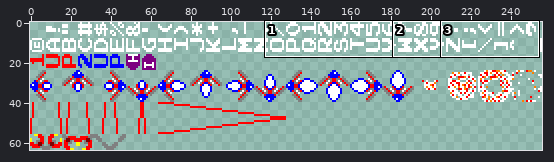
Sprite sheet, stored at png/gfx.png. Above, an overview of the earlier version with the close-up marked.
Close-up. Earlier state:
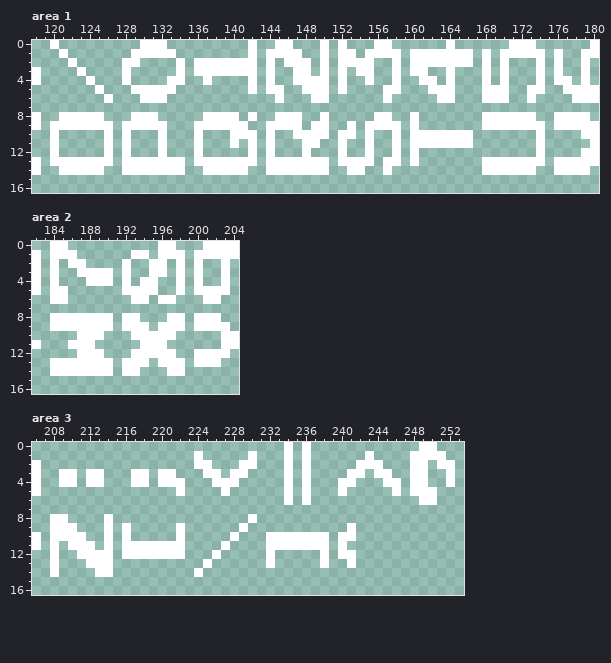
The file is 256x64 pixels. Colours within 5 levels of each other are drawn and written as one. Shown: area 1: x 118..180, y 0..16; area 2: x 182..204, y 0..16; area 3: x 206..253, y 0..16. The commit also changed other parts of the picture, which this record leaves out.
The result:
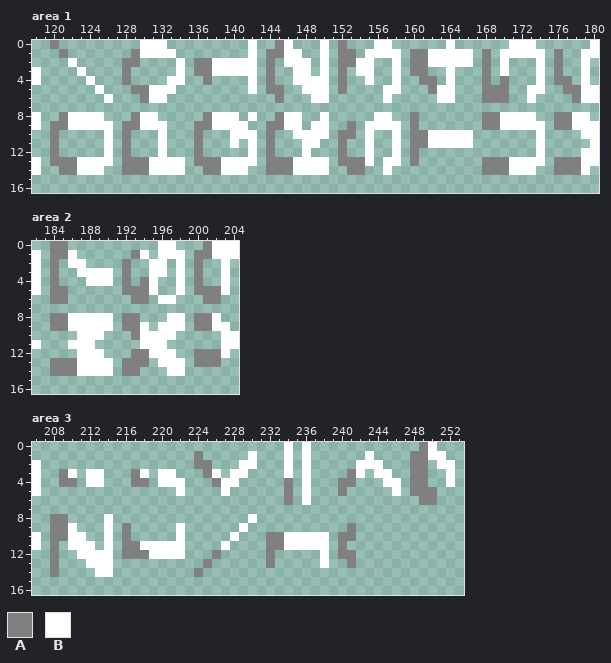
Palette (. is transparent): A #808080  B #ffffff
Changes in this commit:
Changed rows in their new state; - is an unchanged pixel.
Area 1:
first column x 120:
 0 A------------------------A------A--------------------------
 1 -A-------A--------------AA------AA------AA------A-------A--
 2 --------AA------AA------A-------AA------AA------A-------A--
 3 --------A-------AA------A-------A-------AA------A-------A--
 4 --------A--------A------A-------A--------AA-----A-A-----AA-
 5 ---------AA-------------AA------A---------A-----AAA------AA
 6 ----------A--------------A----------------------AAA-------A
 8 -A-------A-------A-------A--------------A-------AA------AA-
 9 AA------AA------AA------AA-------A------A-------AA------AA-
10 A-------A-------A-------A-------AA------AA-----------------
11 A-------A-------A-------A-------A-------AA-----------------
12 A-------A-------A-------A-------A-------A------------------
13 AAA-----AAA-----AAA-----AAA-----AAA-----A-------AAA-----AAA
14 -AA-----AAA------AA-----AAA------AA-------------AAA-----AAA
Area 2:
first column x 184:
 0 AA---------------A-
 1 AA-------A------AA-
 2 A-------A-------A--
 3 A-------A-------A--
 4 A-------A-A-----A--
 5 AA------AAA-----AAA
 6 AA-------AA------AA
 8 AA------AA------AA-
 9 AA------AA------AA-
10 ---------A---------
12 ---------AA-----AAA
13 AAA-----AAA-----AAA
14 AAA-----AA---------
Area 3:
first column x 208:
 0 -----------------------------------------A-
 1 ----------------A-----------------------AA-
 2 ----------------AA----------------------AA-
 3 -A-------A-------A---------------A------AA-
 4 -AA------AA-------A-------A-----AA------AA-
 5 --------------------------A-----A-------AAA
 6 --------------------------A--------------AA
 8 AA-----------------------------------------
 9 AA------A------------------------A---------
10 AA------A---------------AA------AA---------
11 A-------AA--------------AA------A----------
12 A-------AAA-------A-----A-------AA---------
13 A----------------A------A--------A---------
14 A---------------A--------------------------
